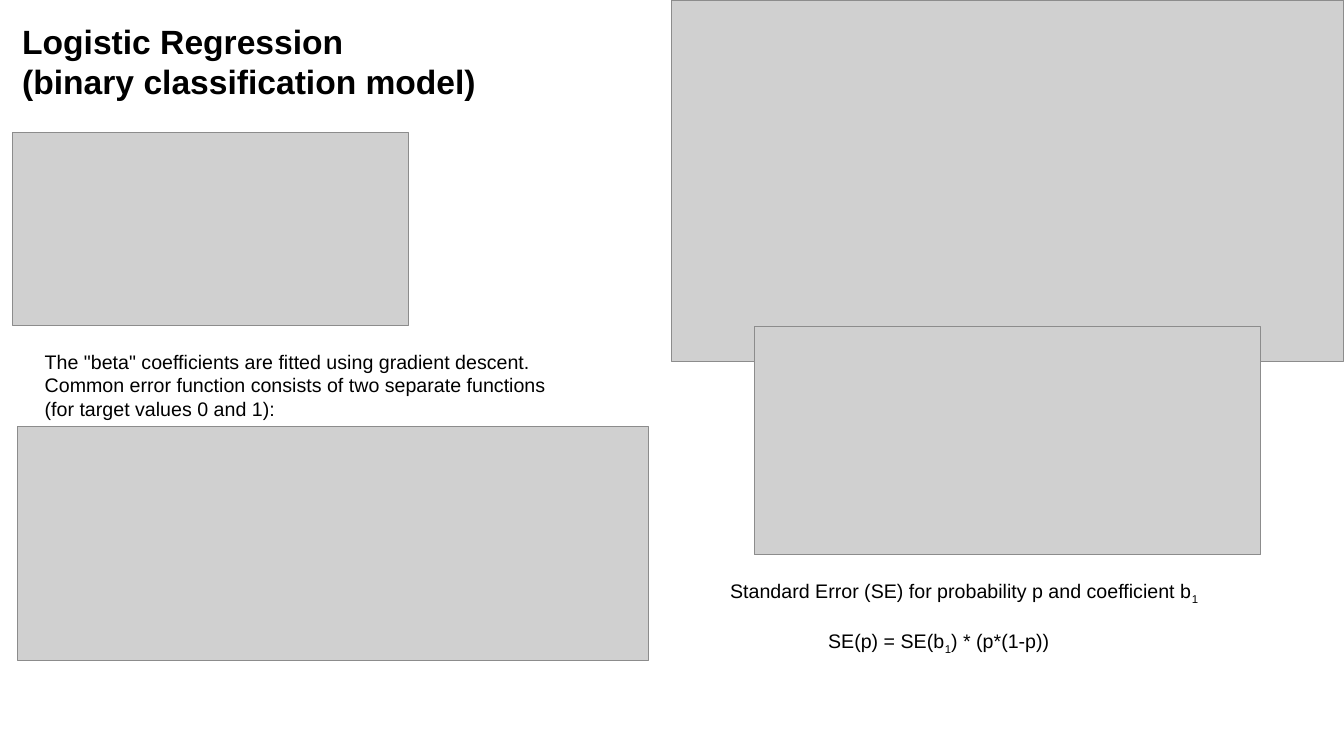
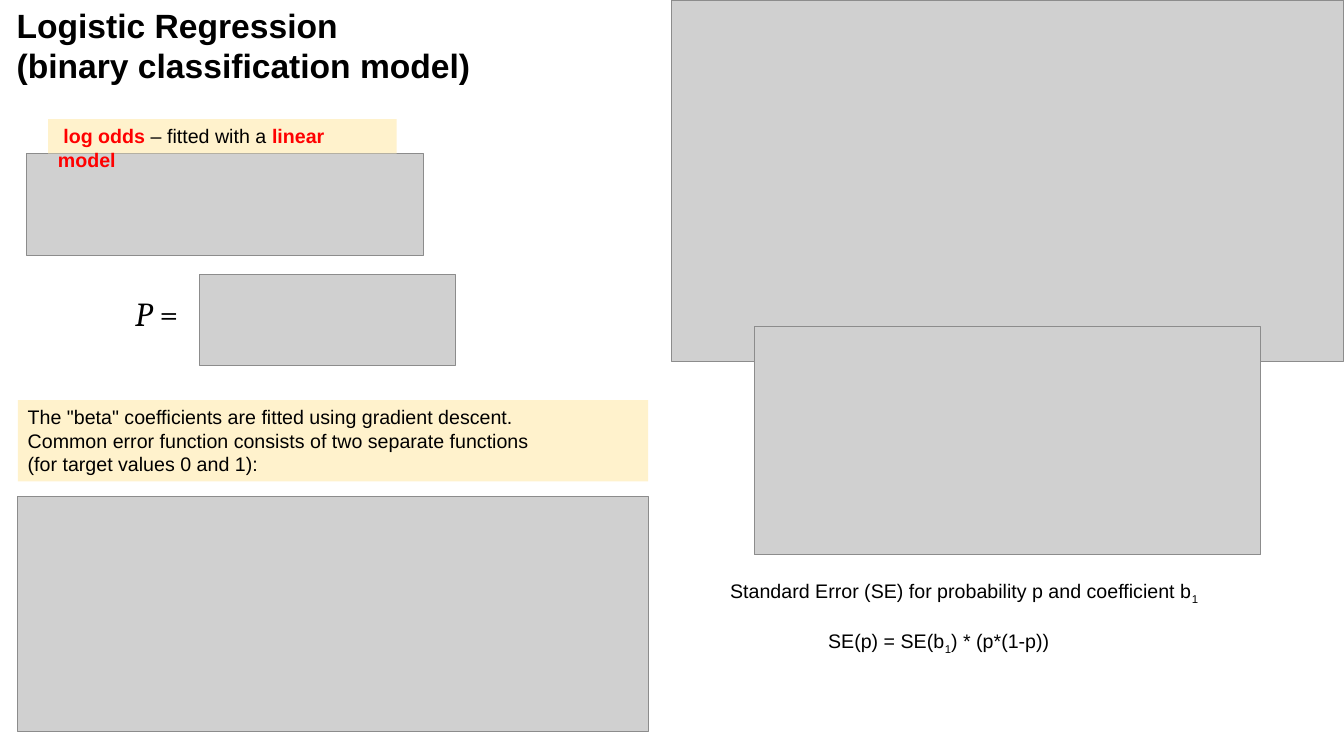
Before and after one commit to lselector/statistics, a slide deck: slide 1 of statistics_06_logistic_regression.pptx. Drawn at 1344x756 pixels with LibreOffice and Linux fonts; fonts in the diff are those of the drawing; grey boxes stand for pictures. Boxes give left, top, right and bottom in pixels: in the first picture for what was removed or moved away, otherwise in the second. Text is boxed around its words. In the diff, an @@ line names an element or a change of style, - is before the commit and + after.

```diff
--- a/statistics_06_logistic_regression.pptx
+++ b/statistics_06_logistic_regression.pptx
@@ text "Logistic Regression": place and size @@
-text "Logistic Regression" at <box>22,29,476,101</box>
+text "Logistic Regression" at <box>17,13,470,85</box>
@@ rectangle added at <box>48,119,397,153</box>, fill #FFF2CC, 14 pt, text #FF0000, bold @@
+log odds – fitted with a linear model
@@ picture: place and size @@
-picture at <box>12,133,408,326</box>
+picture at <box>26,153,422,255</box>
@@ picture added at <box>200,274,456,365</box> @@
@@ text added at <box>135,303,152,326</box>, 24 pt, text #000000, italic @@
+P =
@@ rectangle "The "beta" coefficients are fitted ...": place and size @@
-rectangle "The "beta" coefficients are fitted ..." at <box>45,354,546,420</box>
+rectangle "The "beta" coefficients are fitted ..." at <box>18,400,648,482</box>
@@ rectangle "The "beta" coefficients are fitted ..." at <box>18,400,648,482</box>: fill none to #FFF2CC @@
@@ picture: place and size @@
-picture at <box>18,426,648,661</box>
+picture at <box>18,497,648,732</box>
```
Also in this commit, not shown: 7 other slides changed, 1 slide added.
